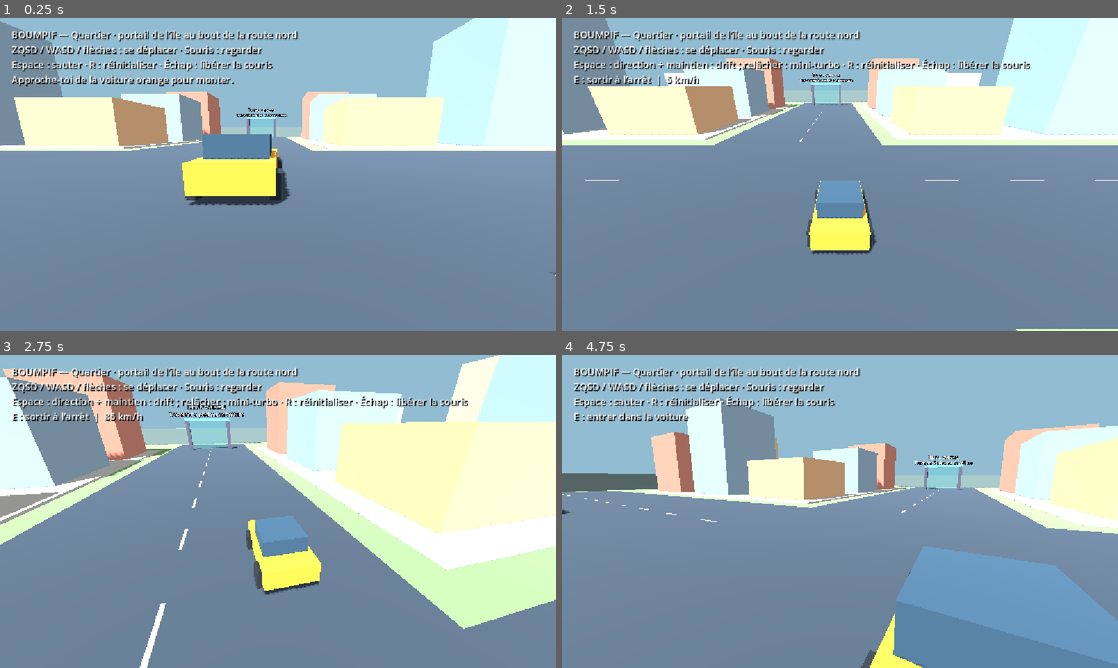
Above: before the commit, frames 1-4 (two rows, left to right).
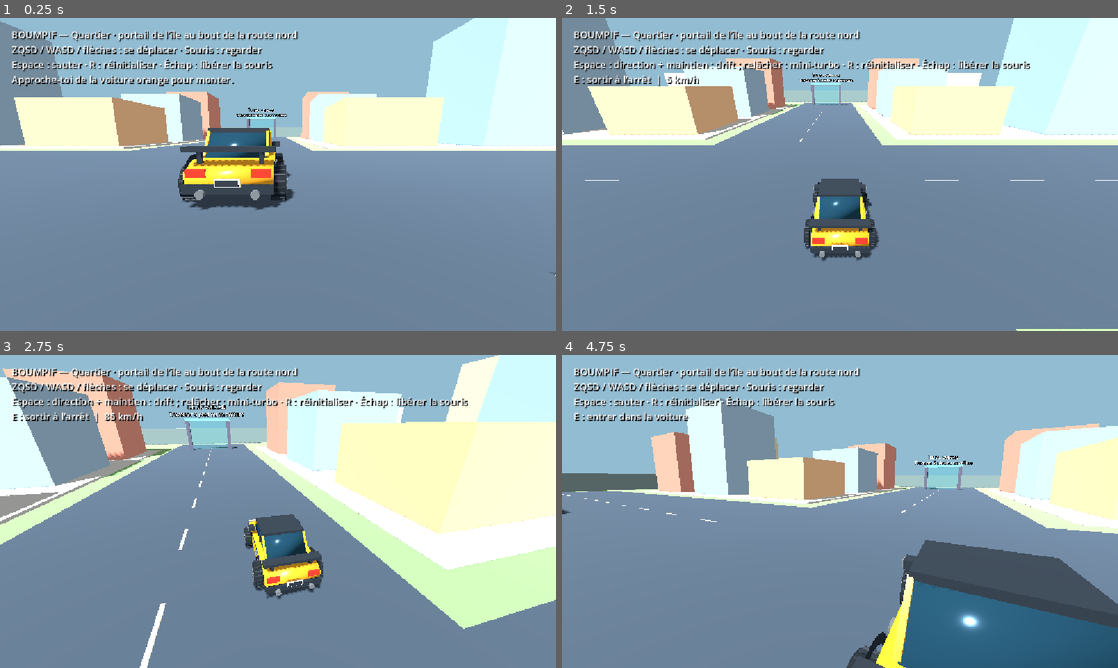
Above: after the commit, the same moments.

Repository: matthieupicaultetude-max/BoumPif
Game: Godot game, scene res://scenes/main.tscn
Two runs of this game, one before a commit and one after it. Both use one fixed random seed, a clock stepped at 60 frames per second and the inputs below.
Inputs (mouse positions are in pixels of both pictures, inside the frame that each line leads up to):
- Up to frame 1 (0.25 s): no input
- Up to frame 2 (1.5 s): tap Enter at 0.5 s; move the mouse to (867, 174) at 0.52 s; hold Z (forward) from 0.53 s (still down); tap E (interact) at 0.6, 1.35 s; tap Space (jump) at 0.77 s; move the mouse to (812, 174) at 1.27 s
- Up to frame 3 (2.75 s): keep holding Z (forward); tap Space (jump) at 1.52 s; move the mouse to (289, 505) at 2.02 s; tap E (interact) at 2.1 s
- Up to frame 4 (4.75 s): keep holding Z (forward); move the mouse to (834, 517) at 2.77 s; tap E (interact) at 2.85, 3.6, 4.35 s; tap Space (jump) at 3.02, 3.77, 4.52 s; move the mouse to (878, 514) at 3.52 s; tap R (reset) at 4.15 s; move the mouse to (795, 508) at 4.27 s

The runs differ from the first frame. In frame 1, 3.6% of the frame differs, in the area x 32-53%, y 35-62%; in frame 2, 2.4%; in frame 3, 2.5%; in frame 4, 14%, in the area x 51-100%, y 59-100%.

Commit message:
Ajoute une voiture de rallye détaillée et une réaction au relief avec suspension

Diff:
--- a/boum-pif/scripts/main.gd
+++ b/boum-pif/scripts/main.gd
@@ -1,5 +1,6 @@
 extends Node3D
 
+const RallyCar = preload("res://scripts/rally_car.gd")
 const IslandZone = preload("res://scripts/island.gd")
 const ISLAND_OFFSET := Vector3(1200, 0, 0)
 const CITY_PORTAL := Vector3(0, 0, -54)
@@ -25,7 +26,7 @@
 var drift_charge := 0.0
 var boost_time := 0.0
 var handbrake_was_pressed := false
-var car_visual: Node3D
+var car_visual: RallyCar
 var sparks: Array[CPUParticles3D] = []
 var tire_smoke: Array[CPUParticles3D] = []
 var boost_sparks: Array[CPUParticles3D] = []
@@ -157,18 +158,17 @@
 	car.position = Vector3(4, 0.8, 4)
 	var shape := CollisionShape3D.new()
 	var box := BoxShape3D.new()
-	box.size = Vector3(1.9, 1.2, 3.8)
+	box.size = Vector3(2.2, 1.2, 4.1)
 	shape.shape = box
 	car.add_child(shape)
-	car_visual = Node3D.new()
+	var cabin_collision := CollisionShape3D.new()
+	var cabin_box := BoxShape3D.new()
+	cabin_box.size = Vector3(1.5, 0.65, 1.6)
+	cabin_collision.shape = cabin_box
+	cabin_collision.position = Vector3(0, 0.65, 0.1)
+	car.add_child(cabin_collision)
+	car_visual = RallyCar.new()
 	car.add_child(car_visual)
-	_box(car_visual, Vector3(1.9, 0.7, 3.8), Vector3.ZERO, Color("e99936"), false)
-	_box(car_visual, Vector3(1.6, 0.65, 1.8), Vector3(0, 0.6, 0.2), Color("344f65"), false)
-	for x in [-0.97, 0.97]:
-		for z in [-1.2, 1.2]:
-			_box(car_visual, Vector3(0.3, 0.65, 0.65), Vector3(x, -0.25, z), Color("242b32"), false)
-	for x in [-0.6, 0.6]:
-		_box(car_visual, Vector3(0.4, 0.2, 0.05), Vector3(x, 0.1, -1.92), Color("fff1b7"), false)
 
 	for side in [-1.0, 1.0]:
 		var effect := CPUParticles3D.new()
@@ -288,6 +288,7 @@
 		_reset()
 	if Input.is_action_just_pressed("interact"):
 		_interact()
+	car_visual.sample_ground()
 	if driving:
 		_drive_car(delta)
 	else:
@@ -295,6 +296,7 @@
 		car.velocity.z = move_toward(car.velocity.z, 0, 10 * delta)
 	car.velocity.y -= 20 * delta
 	car.move_and_slide()
+	car_visual.update_motion(delta, Input.get_axis("left", "right") if driving else 0.0, drifting)
 	if driving and car.get_slide_collision_count() > 0:
 		for index in car.get_slide_collision_count():
 			if absf(car.get_slide_collision(index).get_normal().y) < 0.5:
@@ -355,7 +357,16 @@
 	if boost_time > 0:
 		target_speed = BOOST_SPEED
 		acceleration = 55.0
-	car_speed = move_toward(car_speed, target_speed, acceleration * delta)
+	var grounded := car.is_on_floor()
+	if grounded:
+		var forward := -car.global_basis.z
+		var motion_direction := forward * signf(target_speed)
+		target_speed *= clampf(1.0 + motion_direction.dot(car_visual.ground_normal) * 0.65, 0.65, 1.12)
+		var slope_acceleration := Vector3.DOWN.slide(car_visual.ground_normal).dot(forward) * 9.0
+		car_speed = move_toward(car_speed, target_speed, acceleration * delta)
+		if absf(car_speed) > 0.5 or throttle != 0:
+			car_speed += slope_acceleration * delta
+
 	if handbrake and not drifting:
 		car_speed = move_toward(car_speed, 0, 34.0 * delta)
 		boost_time = 0
@@ -364,10 +375,12 @@
 	if drifting:
 		# Le contre-braquage ne change pas le côté du dérapage.
 		turn = drift_direction * (1.1 + 0.7 * steering * drift_direction)
-	car.rotate_y(-turn * delta)
+	car.rotate_y(-turn * delta * (1.0 if grounded else 0.12))
 	var desired_velocity := -car.global_basis.z * car_speed
 	var grip := DRIFT_GRIP if drifting else CAR_GRIP
-	var traction := 1.0 - exp(-grip * delta)
+	# Moins d'appuis réduit le grip ; dans les airs, conserver l'élan balistique.
+	var support := clampf(car_visual.contact_count / 4.0, 0.4, 1.0)
+	var traction := 1.0 - exp(-grip * support * delta) if grounded else 0.0
 	car.velocity.x = lerpf(car.velocity.x, desired_velocity.x, traction)
 	car.velocity.z = lerpf(car.velocity.z, desired_velocity.z, traction)
 
@@ -387,8 +400,6 @@
 	return "  |  DRIFT : en charge…" if drifting else ""
 
 func _update_drift_effects(delta: float) -> void:
-	var lean := drift_direction * 0.12 if drifting else 0.0
-	car_visual.rotation.z = lerpf(car_visual.rotation.z, lean, 1.0 - exp(-10 * delta))
 	for effect in sparks:
 		effect.emitting = (drifting and car.is_on_floor() and drift_charge >= MINI_TURBO_CHARGE) or boost_time > 0
 		effect.color = Color("ff9c32") if drift_charge >= SUPER_TURBO_CHARGE or boost_time > 0 else Color("45bfff")
@@ -440,7 +451,7 @@
 	driving = false
 	_cancel_drift()
 	handbrake_was_pressed = Input.is_action_pressed("jump")
-	car_visual.rotation = Vector3.ZERO
+	car_visual.reset_motion()
 	for effects in [sparks, tire_smoke, boost_sparks]:
 		for effect in effects:
 			effect.emitting = false
--- /dev/null
+++ b/boum-pif/scripts/rally_car.gd
@@ -0,0 +1,264 @@
+extends Node3D
+
+# Habillage et suspension à quatre points du contrôleur arcade CharacterBody3D.
+const WHEEL_RADIUS := 0.43
+const WHEEL_TRAVEL := 0.28
+const MOUNTS := [Vector3(-1.01, -0.18, -1.3), Vector3(1.01, -0.18, -1.3), Vector3(-1.01, -0.18, 1.25), Vector3(1.01, -0.18, 1.25)]
+var shell: Node3D
+var wheel_pivots: Array[Node3D] = []
+var wheel_spinners: Array[Node3D] = []
+var contacts: Array[Dictionary] = []
+var ground_normal := Vector3.UP
+var contact_count := 0
+var spring_offsets := PackedFloat32Array([0, 0, 0, 0])
+var spring_velocities := PackedFloat32Array([0, 0, 0, 0])
+var body_heave := 0.0
+var body_heave_velocity := 0.0
+var previous_velocity := Vector3.ZERO
+var wheel_spin := 0.0
+var paint := _material(Color("e9a62f"), 0.3, 0.3)
+var trim := _material(Color("252c34"), 0.08, 0.55)
+var rubber := _material(Color("171d22"), 0.0, 0.9)
+var glass := _material(Color("25495e"), 0.45, 0.15)
+var metal := _material(Color("aab4bc"), 0.75, 0.25)
+var white := _material(Color("fff0b5"), 0.0, 0.25)
+var red := _material(Color("d63126"), 0.05, 0.3)
+
+func _ready() -> void:
+	name = "RallyCarVisual"
+	shell = Node3D.new()
+	add_child(shell)
+	# Profil biseauté, capot, habitacle incliné et toit contrasté.
+	_prism(shell, PackedVector2Array([Vector2(-2.04, -0.2), Vector2(-2.04, 0.16), Vector2(-1.55, 0.37), Vector2(1.45, 0.37), Vector2(1.98, 0.18), Vector2(1.98, -0.2)]), 0.91, paint)
+	_prism(shell, PackedVector2Array([Vector2(-1.05, 0.38), Vector2(-0.48, 1.0), Vector2(0.7, 1.0), Vector2(1.22, 0.38)]), 0.73, glass)
+	_box(shell, Vector3(1.52, 0.1, 1.27), Vector3(0, 1.02, 0.11), trim)
+	_box(shell, Vector3(0.14, 0.025, 1.0), Vector3(-0.25, 0.39, -1.4), trim)
+	_box(shell, Vector3(0.14, 0.025, 1.0), Vector3(0.25, 0.39, -1.4), trim)
+	_box(shell, Vector3(1.85, 0.2, 0.14), Vector3(0, -0.16, -2.06), trim)
+	_box(shell, Vector3(1.85, 0.2, 0.14), Vector3(0, -0.16, 2.01), trim)
+	_box(shell, Vector3(0.8, 0.19, 0.05), Vector3(0, 0.08, -2.08), trim)
+	for i in range(5):
+		_box(shell, Vector3(0.55, 0.015, 0.015), Vector3(0, 0.02 + i * 0.03, -2.115), metal)
+	for side in [-1.0, 1.0]:
+		_box(shell, Vector3(0.4, 0.19, 0.08), Vector3(side * 0.66, 0.14, -2.04), white)
+		_box(shell, Vector3(0.4, 0.17, 0.08), Vector3(side * 0.66, 0.16, 1.98), red)
+		_box(shell, Vector3(0.08, 0.08, 0.11), Vector3(side * 0.88, 0.1, -1.92), red)
+		_rod(shell, Vector3(side * 0.74, 0.4, -1.05), Vector3(side * 0.74, 1.0, -0.48), 0.065, paint)
+		_rod(shell, Vector3(side * 0.74, 0.4, 1.21), Vector3(side * 0.74, 1.0, 0.7), 0.075, paint)
+		_box(shell, Vector3(0.07, 0.6, 0.075), Vector3(side * 0.74, 0.7, 0.16), trim)
+		_box(shell, Vector3(0.025, 0.38, 1.45), Vector3(side * 0.92, 0.05, 0.08), trim)
+		_box(shell, Vector3(0.03, 0.33, 1.39), Vector3(side * 0.935, 0.05, 0.08), paint)
+		_box(shell, Vector3(0.05, 0.055, 0.22), Vector3(side * 0.96, 0.23, 0.55), metal)
+		_box(shell, Vector3(0.25, 0.16, 0.28), Vector3(side * 0.95, 0.61, -0.63), trim)
+		_box(shell, Vector3(0.035, 0.12, 0.22), Vector3(side * 1.085, 0.61, -0.63), metal)
+		_box(shell, Vector3(0.1, 0.29, 0.1), Vector3(side * 0.65, 0.47, 1.7), trim)
+	_box(shell, Vector3(1.9, 0.09, 0.32), Vector3(0, 0.63, 1.75), trim)
+	_box(shell, Vector3(0.52, 0.17, 0.04), Vector3(0, -0.02, 2.1), white)
+	_box(shell, Vector3(0.45, 0.13, 0.01), Vector3(0, -0.02, 2.125), trim)
+	for side in [-1.0, 1.0]:
+		_cylinder(shell, 0.09, 0.25, Vector3(side * 0.55, -0.24, 2.05), metal, Vector3(PI / 2, 0, 0))
+	for i in MOUNTS.size():
+		_build_wheel(i)
+
+func _build_wheel(index: int) -> void:
+	var mount: Vector3 = MOUNTS[index]
+	var side := signf(mount.x)
+	var pivot := Node3D.new()
+	pivot.position = mount
+	add_child(pivot)
+	wheel_pivots.append(pivot)
+	var spinner := Node3D.new()
+	pivot.add_child(spinner)
+	wheel_spinners.append(spinner)
+	_cylinder(spinner, WHEEL_RADIUS, 0.34, Vector3.ZERO, rubber)
+	_cylinder(spinner, 0.29, 0.36, Vector3.ZERO, trim)
+	_cylinder(spinner, 0.095, 0.39, Vector3.ZERO, metal)
+	var spokes: Array[Transform3D] = []
+	for spoke in range(5):
+		spokes.append(Transform3D(Basis(Vector3.RIGHT, spoke * TAU / 5), Vector3(side * 0.19, 0, 0)))
+	_box_instances(spinner, Vector3(0.035, 0.055, 0.48), metal, spokes)
+	var treads: Array[Transform3D] = []
+	for tread in range(20):
+		var angle := tread * TAU / 20
+		treads.append(Transform3D(Basis(Vector3.RIGHT, -angle), Vector3(0, sin(angle) * WHEEL_RADIUS, cos(angle) * WHEEL_RADIUS)))
+	_box_instances(spinner, Vector3(0.28, 0.035, 0.055), trim, treads)
+	# Les garde-boue restent sur la caisse ; les roues bougent indépendamment.
+	var surface := SurfaceTool.new()
+	surface.begin(Mesh.PRIMITIVE_TRIANGLES)
+	for step in 16:
+		var corners: Array[Vector3] = []
+		for uv: Vector2 in [Vector2(0, 0), Vector2(0, 1), Vector2(1, 0), Vector2(1, 1)]:
+			var angle := (step + uv.x) / 16 * PI
+			var radius := 0.53 + uv.y * 0.12
+			corners.append(Vector3(side * 0.98, mount.y + sin(angle) * radius, mount.z + cos(angle) * radius))
+		for vertex in [0, 1, 2, 1, 3, 2]:
+			surface.add_vertex(corners[vertex])
+	surface.generate_normals()
+	var arch := MeshInstance3D.new()
+	arch.mesh = surface.commit()
+	var arch_material := trim.duplicate() as StandardMaterial3D
+	arch_material.cull_mode = BaseMaterial3D.CULL_DISABLED
+	arch.material_override = arch_material
+	shell.add_child(arch)
+
+func sample_ground() -> void:
+	var body := get_parent() as CharacterBody3D
+	contacts.clear()
+	contact_count = 0
+	var normal_sum := Vector3.ZERO
+	for mount: Vector3 in MOUNTS:
+		var start := body.to_global(Vector3(mount.x, 0.75, mount.z))
+		var end := body.to_global(Vector3(mount.x, -2.2, mount.z))
+		var query := PhysicsRayQueryParameters3D.create(start, end)
+		query.exclude = [body.get_rid()]
+		var hit := get_world_3d().direct_space_state.intersect_ray(query)
+		if not hit.is_empty() and hit.normal.y < 0.55:
+			hit = {}
+		contacts.append(hit)
+		if not hit.is_empty():
+			contact_count += 1
+			normal_sum += hit.normal
+	if contact_count > 0:
+		ground_normal = normal_sum.normalized()
+
+func update_motion(delta: float, steering: float, drifting: bool) -> void:
+	var body := get_parent() as CharacterBody3D
+	sample_ground()
+	var grounded := body.is_on_floor()
+	var local_normal := body.global_basis.inverse() * ground_normal
+	var pitch := atan2(local_normal.z, local_normal.y)
+	var roll := atan2(-local_normal.x, local_normal.y)
+	if contact_count > 0 and grounded:
+		rotation.x = lerp_angle(rotation.x, clampf(pitch, -0.65, 0.65), 1 - exp(-12 * delta))
+		rotation.z = lerp_angle(rotation.z, clampf(roll, -0.5, 0.5), 1 - exp(-12 * delta))
+	# Le collider arcade reste stable ; compenser sa garde au sol sur une pente
+	# pour que les pneus et la caisse visuelle ne flottent pas au-dessus du sol.
+	var target_ride := 0.0
+	if grounded and contact_count > 0:
+		var ground_at_center := 0.0
+		for contact: Dictionary in contacts:
+			if not contact.is_empty():
+				var point: Vector3 = contact.position
+				var normal: Vector3 = contact.normal
+				ground_at_center += point.y - (normal.x * (body.global_position.x - point.x) + normal.z * (body.global_position.z - point.z)) / maxf(normal.y, 0.55)
+		target_ride = clampf(ground_at_center / contact_count + 0.61 - body.global_position.y, -0.9, 0.3)
+	position.y = lerpf(position.y, target_ride, 1 - exp(-14 * delta))
+	var local_velocity := body.global_basis.inverse() * body.velocity
+	var acceleration := (local_velocity - previous_velocity) / maxf(delta, 0.001)
+	previous_velocity = local_velocity
+	var squat := clampf(-acceleration.z * 0.003, -0.09, 0.09) if grounded else 0.0
+	var lateral_lean := clampf(-acceleration.x * 0.002, -0.09, 0.09) if grounded else 0.0
+	if drifting:
+		lateral_lean += steering * 0.045
+	shell.rotation.x = lerpf(shell.rotation.x, squat, 1 - exp(-8 * delta))
+	shell.rotation.z = lerpf(shell.rotation.z, lateral_lean, 1 - exp(-8 * delta))
+	wheel_spin = wrapf(wheel_spin - local_velocity.z / WHEEL_RADIUS * delta, -PI, PI)
+	var compression_sum := 0.0
+	for i in wheel_pivots.size():
+		var target := -WHEEL_TRAVEL
+		if not contacts[i].is_empty():
+			var local_point: Vector3 = to_local(contacts[i].position)
+			target = clampf(local_point.y + WHEEL_RADIUS - MOUNTS[i].y, -WHEEL_TRAVEL, WHEEL_TRAVEL)
+		# Ressort amorti, intégré en petits pas pour rester stable si l'image ralentit.
+		var remaining := minf(delta, 0.1)
+		while remaining > 0:
+			var step := minf(remaining, 1.0 / 120)
+			spring_velocities[i] += ((target - spring_offsets[i]) * 100 - spring_velocities[i] * 16) * step
+			spring_offsets[i] = clampf(spring_offsets[i] + spring_velocities[i] * step, -WHEEL_TRAVEL, WHEEL_TRAVEL)
+			remaining -= step
+		wheel_pivots[i].position.y = MOUNTS[i].y + spring_offsets[i]
+		wheel_pivots[i].rotation.y = lerpf(wheel_pivots[i].rotation.y, -steering * 0.48 if i < 2 else 0.0, 1 - exp(-12 * delta))
+		wheel_spinners[i].rotation.x = wheel_spin
+		compression_sum += spring_offsets[i]
+	var target_heave := clampf(compression_sum / 4 * 0.35, -0.09, 0.09)
+	body_heave_velocity += ((target_heave - body_heave) * 70 - body_heave_velocity * 12) * minf(delta, 0.033)
+	body_heave += body_heave_velocity * minf(delta, 0.033)
+	shell.position.y = body_heave
+
+func reset_motion() -> void:
+	position = Vector3.ZERO
+	rotation = Vector3.ZERO
+	shell.rotation = Vector3.ZERO
+	shell.position = Vector3.ZERO
+	previous_velocity = Vector3.ZERO
+	ground_normal = Vector3.UP
+	body_heave = 0
+	body_heave_velocity = 0
+	wheel_spin = 0
+	for i in wheel_pivots.size():
+		spring_offsets[i] = 0
+		spring_velocities[i] = 0
+		wheel_pivots[i].position = MOUNTS[i]
+		wheel_pivots[i].rotation = Vector3.ZERO
+		wheel_spinners[i].rotation = Vector3.ZERO
+
+func _material(color: Color, metallic := 0.0, roughness := 0.5) -> StandardMaterial3D:
+	var material := StandardMaterial3D.new()
+	material.albedo_color = color
+	material.metallic = metallic
+	material.roughness = roughness
+	return material
+
+func _box(parent: Node3D, size: Vector3, point: Vector3, material: Material) -> MeshInstance3D:
+	var mesh := MeshInstance3D.new()
+	var box := BoxMesh.new()
+	box.size = size
+	mesh.mesh = box
+	mesh.position = point
+	mesh.material_override = material
+	parent.add_child(mesh)
+	return mesh
+
+func _cylinder(parent: Node3D, radius: float, width: float, point: Vector3, material: Material, rotation_value := Vector3(0, 0, PI / 2)) -> void:
+	var mesh := MeshInstance3D.new()
+	var cylinder := CylinderMesh.new()
+	cylinder.top_radius = radius
+	cylinder.bottom_radius = radius
+	cylinder.height = width
+	cylinder.radial_segments = 24
+	mesh.mesh = cylinder
+	mesh.position = point
+	mesh.rotation = rotation_value
+	mesh.material_override = material
+	parent.add_child(mesh)
+
+func _rod(parent: Node3D, a: Vector3, b: Vector3, width: float, material: Material) -> void:
+	var mesh := _box(parent, Vector3(width, a.distance_to(b), width), (a + b) / 2, material)
+	var up := (b - a).normalized()
+	var right := Vector3.FORWARD.cross(up).normalized()
+	mesh.basis = Basis(right, up, right.cross(up)).orthonormalized()
+
+func _prism(parent: Node3D, profile: PackedVector2Array, half_width: float, material: Material) -> void:
+	var surface := SurfaceTool.new()
+	surface.begin(Mesh.PRIMITIVE_TRIANGLES)
+	for i in profile.size():
+		var j := (i + 1) % profile.size()
+		var corners := [Vector3(-half_width, profile[i].y, profile[i].x), Vector3(half_width, profile[i].y, profile[i].x), Vector3(-half_width, profile[j].y, profile[j].x), Vector3(half_width, profile[j].y, profile[j].x)]
+		for index in [0, 1, 2, 1, 3, 2]:
+			surface.add_vertex(corners[index])
+	for side in [-1.0, 1.0]:
+		for i in range(1, profile.size() - 1):
+			var indices := [0, i, i + 1] if side < 0 else [0, i + 1, i]
+			for index in indices:
+				surface.add_vertex(Vector3(side * half_width, profile[index].y, profile[index].x))
+	surface.generate_normals()
+	var mesh := MeshInstance3D.new()
+	mesh.mesh = surface.commit()
+	var two_sided := material.duplicate() as StandardMaterial3D
+	two_sided.cull_mode = BaseMaterial3D.CULL_DISABLED
+	mesh.material_override = two_sided
+	parent.add_child(mesh)
+
+func _box_instances(parent: Node3D, size: Vector3, material: Material, transforms: Array[Transform3D]) -> void:
+	var mesh := BoxMesh.new()
+	mesh.size = size
+	mesh.material = material
+	var instances := MultiMesh.new()
+	instances.transform_format = MultiMesh.TRANSFORM_3D
+	instances.mesh = mesh
+	instances.instance_count = transforms.size()
+	for i in transforms.size():
+		instances.set_instance_transform(i, transforms[i])
+	var node := MultiMeshInstance3D.new()
+	node.multimesh = instances
+	parent.add_child(node)
--- a/boum-pif/tests/smoke.gd
+++ b/boum-pif/tests/smoke.gd
@@ -25,6 +25,7 @@
 	test_arcade_handling()
 	test_kart_drift()
 	await test_drift_hop()
+	await test_vehicle_terrain()
 	await frames(90)
 	check(game.player.is_on_floor(), "Le personnage repose sur le sol")
 	var initial: Vector3 = game.player.position
@@ -387,3 +388,72 @@
 	var x := clampi(int((point.x + game.island.RADIUS) / (2 * game.island.RADIUS) * size), 0, size - 1)
 	var z := clampi(int((point.z + game.island.RADIUS) / (2 * game.island.RADIUS) * size), 0, size - 1)
 	return game.island.road_mask.get_pixel(x, z)
+
+func test_vehicle_terrain() -> void:
+	game._reset()
+	await frames(30)
+	var visual: Node3D = game.car_visual
+	check(visual.wheel_pivots.size() == 4 and visual.wheel_spinners[0].get_child(0).mesh is CylinderMesh, "Quatre roues rondes avec jantes et moyeux")
+	var ramp := StaticBody3D.new()
+	var shape := CollisionShape3D.new()
+	var box := BoxShape3D.new()
+	box.size = Vector3(8, 0.4, 16)
+	shape.shape = box
+	ramp.add_child(shape)
+	ramp.position = Vector3(45, 2.2, 0)
+	ramp.rotation.x = deg_to_rad(12)
+	game.add_child(ramp)
+	game.driving = true
+	game.player.collision_layer = 0
+	game.player.collision_mask = 0
+	game.car.position = Vector3(45, 4, 0)
+	await frames(90)
+	check(game.car.is_on_floor() and visual.contact_count == 4, "Les quatre sondes détectent la rampe inclinée")
+	check(visual.rotation.x > 0.12, "La caisse s’incline réellement selon la pente du sol")
+	var front_height: float = visual.wheel_pivots[0].global_position.y
+	var rear_height: float = visual.wheel_pivots[2].global_position.y
+	check(front_height > rear_height + 0.3, "Les essieux suivent des hauteurs de sol différentes")
+	var tires_touch := true
+	for i in 4:
+		if visual.contacts[i].is_empty():
+			tires_touch = false
+		else:
+			var gap: float = (visual.wheel_pivots[i].global_position - visual.contacts[i].position).dot(visual.ground_normal) - visual.WHEEL_RADIUS
+			tires_touch = tires_touch and absf(gap) < 0.08
+	check(tires_touch, "Les quatre pneus restent au contact de la pente sans flotter")
+	game.car_speed = 14
+	game.car.velocity = Vector3(0, 0, -14)
+	for i in 20:
+		game._drive_car(1.0 / 60)
+	var uphill_speed: float = game.car_speed
+	game.car.rotation.y = PI
+	game.car_speed = 14
+	game.car.velocity = Vector3(0, 0, 14)
+	for i in 20:
+		game._drive_car(1.0 / 60)
+	check(game.car_speed > uphill_speed + 0.5, "La pente ralentit la montée et favorise la descente")
+	game.car.rotation.y = 0
+	game.car_speed = 8
+	game.car.position = Vector3(45, 13, 0)
+	game.car.velocity = Vector3(0, 0, -8)
+	await frames(2)
+	var height_before: float = game.car.position.y
+	Input.action_press("forward")
+	Input.action_press("right")
+	await frames(25)
+	check(not game.car.is_on_floor() and game.car.position.y < height_before, "La voiture suit une trajectoire balistique dans les airs")
+	check(absf(Vector2(game.car.velocity.x, game.car.velocity.z).length() - 8) < 0.2, "Accélérer et tourner en l’air ne crée pas d’adhérence")
+	check(visual.spring_offsets[0] < -0.2, "Les roues se détendent quand elles quittent le sol")
+	check(absf(visual.wheel_spinners[0].rotation.x) > 0.1 and absf(visual.wheel_pivots[0].rotation.y) > 0.1 and absf(visual.wheel_pivots[2].rotation.y) < 0.01, "Les pneus roulent et seules les roues avant braquent")
+	Input.action_release("forward")
+	Input.action_release("right")
+	game.car.position = Vector3(45, 5, 0)
+	game.car.velocity = Vector3.ZERO
+	game.car.rotation = Vector3.ZERO
+	game.car_speed = 0
+	await frames(90)
+	check(game.car.is_on_floor() and absf(visual.body_heave) < 0.12 and visual.spring_offsets[0] <= visual.WHEEL_TRAVEL, "Les ressorts amortis se stabilisent après l’atterrissage")
+	game._reset()
+	check(visual.rotation.is_zero_approx() and visual.spring_offsets[0] == 0, "Réinitialiser remet aussi la suspension à zéro")
+	ramp.queue_free()
+	await frames(2)
Not shown, added: boum-pif/scripts/rally_car.gd.uid
